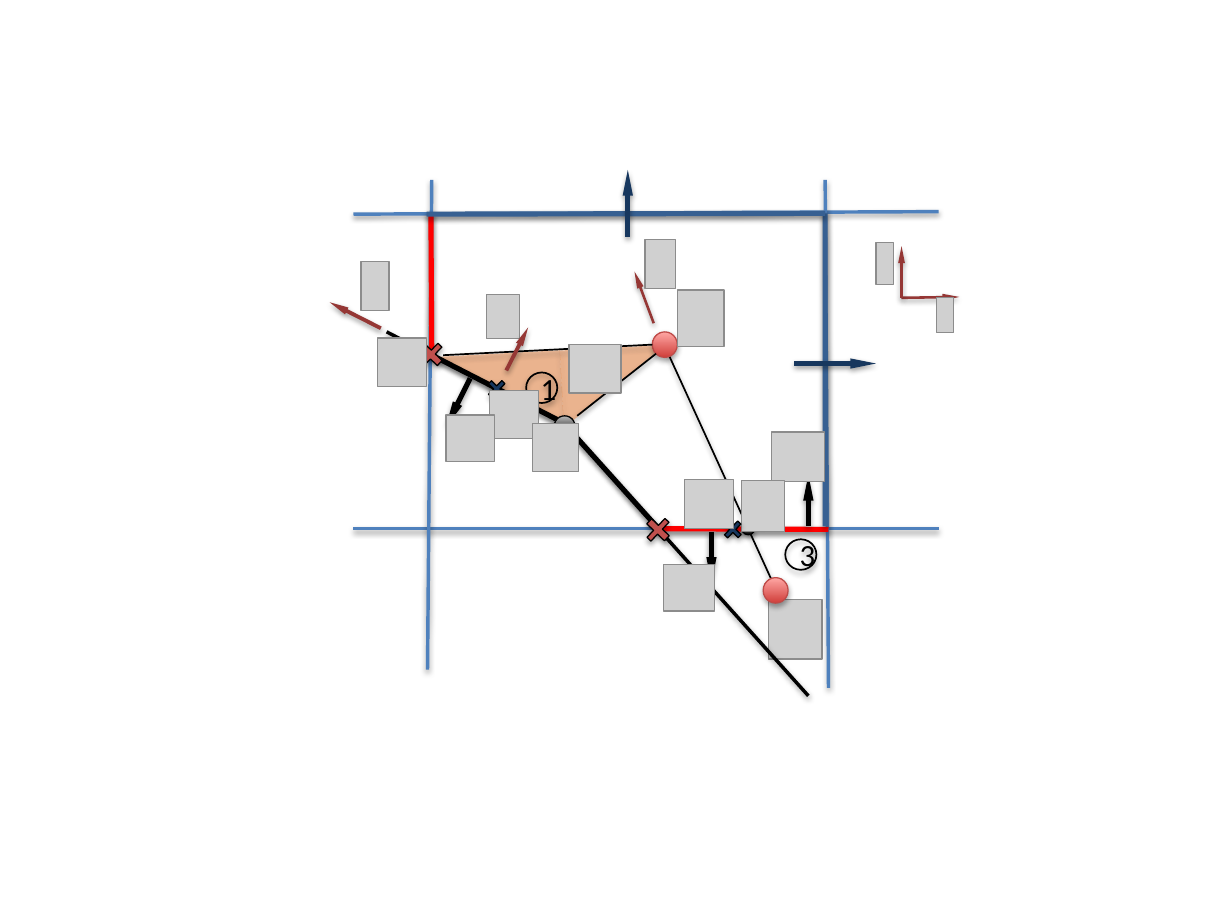
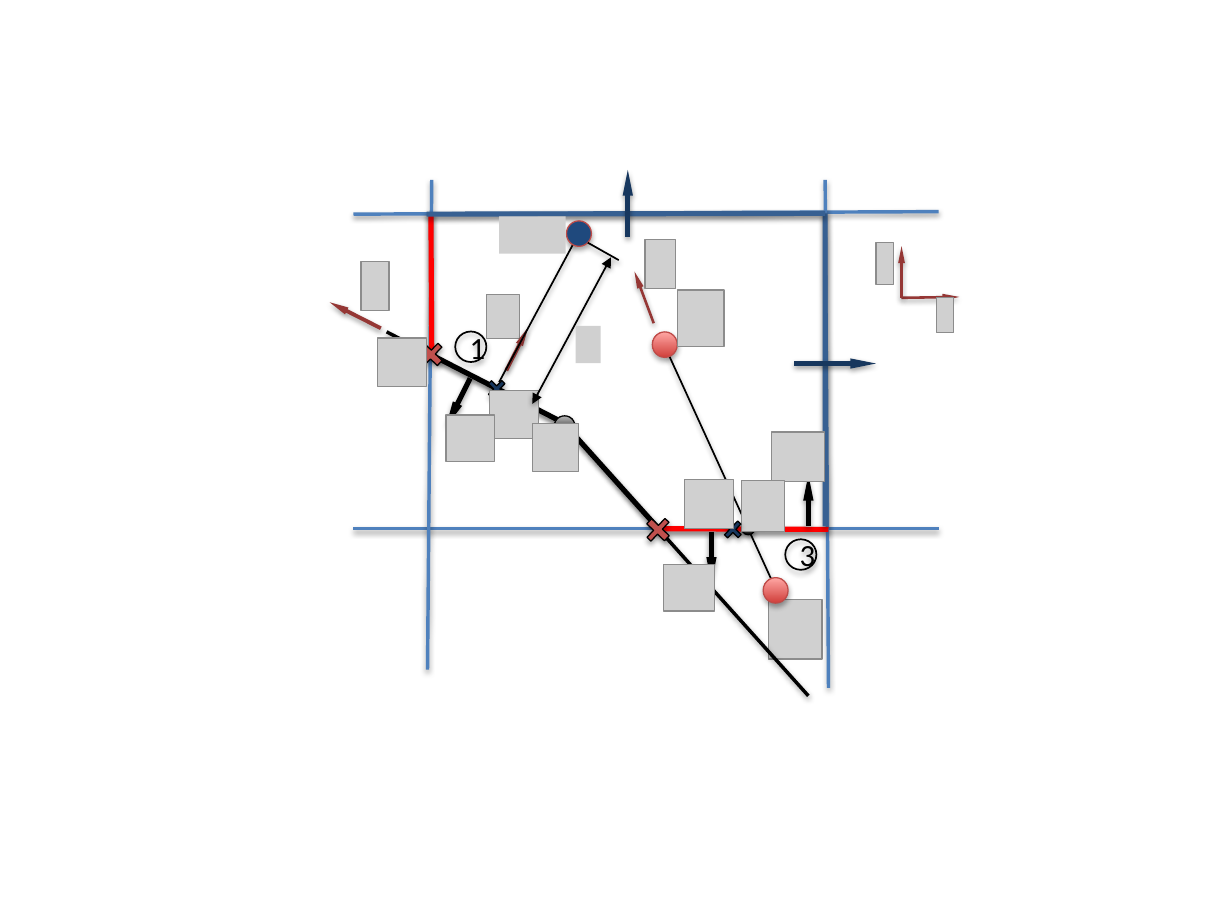
Before and after one commit to marcosvanella/fig, a slide deck: slide 1 of fds/Geometry_Figures/CutCellsBCSketch.pptx. Drawn at 1232x924 pixels with LibreOffice and Linux fonts; fonts in the diff are those of the drawing; grey boxes stand for pictures. Boxes give left, top, right and bottom in pixels: in the first picture for what was removed or moved away, otherwise in the second. Text is boxed around its words. In the diff, an @@ line names an element or a change of style, - is before the commit and + after.

```diff
--- a/fds/Geometry_Figures/CutCellsBCSketch.pptx
+++ b/fds/Geometry_Figures/CutCellsBCSketch.pptx
@@ line moved from (444, 355) - (653, 345) to (578, 235) - (499, 382) @@
@@ picture added at <box>499,217,565,254</box> @@
@@ ellipse added at <box>567,221,591,246</box>, fill #1F497D, outline #BF4C48 0.75 pt @@
@@ line moved from (578, 416) - (657, 354) to (611, 257) - (532, 404) @@
@@ line (611, 257) - (532, 404): line to double arrow @@
@@ line added from (588, 243) to (618, 260), #000000 1 pt @@
@@ picture added at <box>575,326,600,363</box> @@
@@ right triangle removed at <box>432,350,564,428</box> @@
@@ ellipse "1": place and size @@
-ellipse "1" at <box>526,372,557,403</box>
+ellipse "1" at <box>455,331,485,362</box>
@@ right triangle removed at <box>560,345,670,428</box> @@
@@ picture removed at <box>569,345,621,393</box> @@
```
Also in this commit, not shown: 3 other files.
